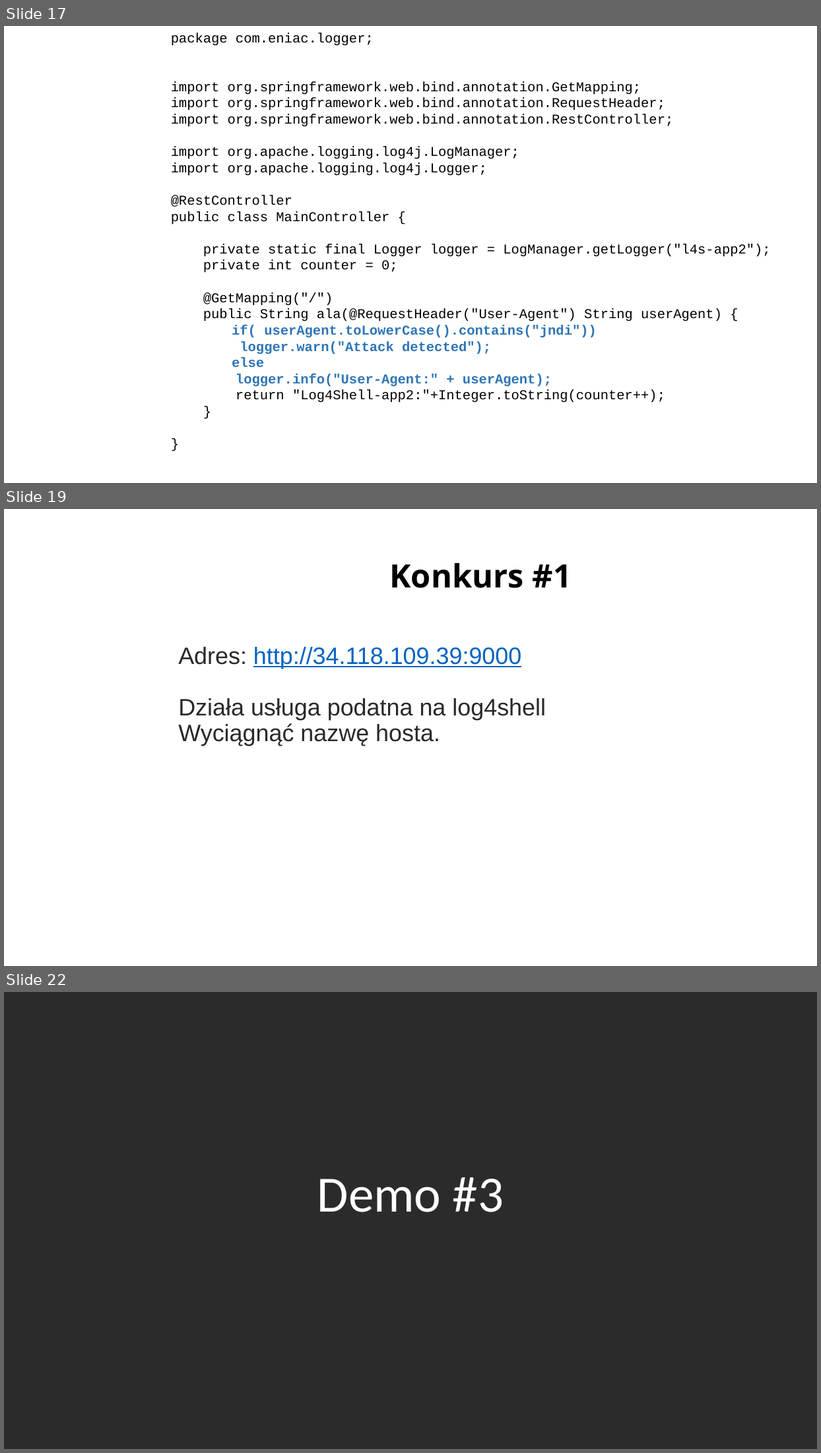
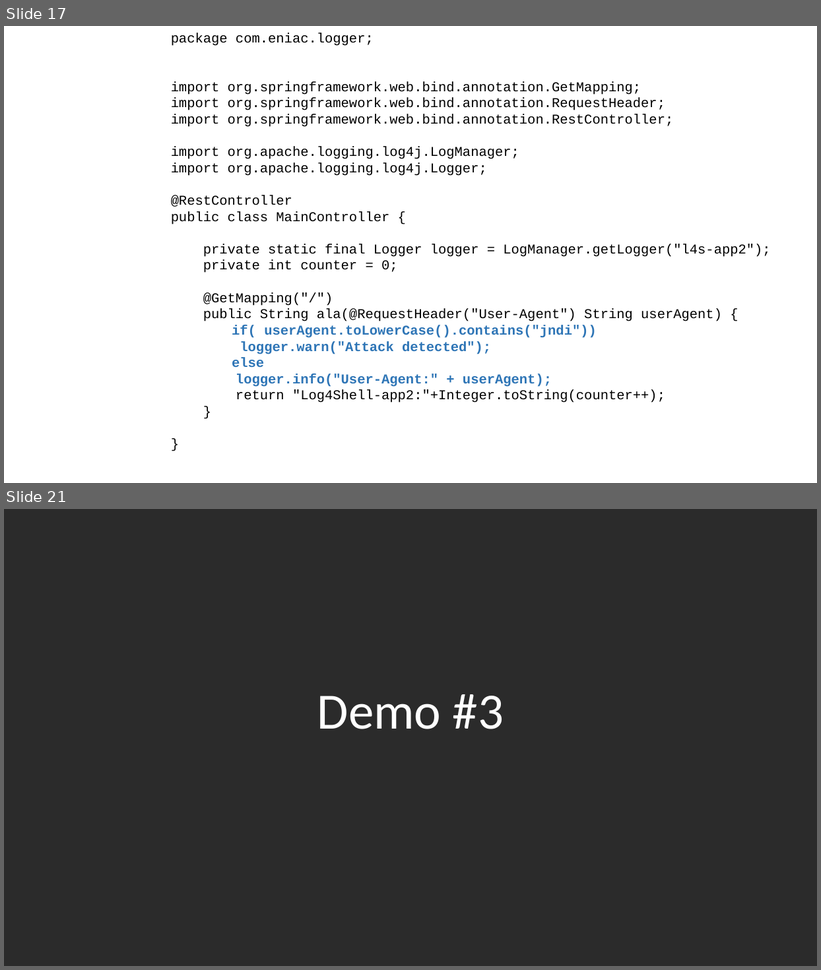
Before and after one commit to sowa-gregory/log4shell, a slide deck: log4shell_admindays.pptx. Shown one above the other, each under a label of ours: slides 17, 19 and 22 before the commit, slides 17 and 21 after it; the slides between them are not shown. The pictures are 821x1453 and 821x970 pixels, drawn with LibreOffice and Linux fonts; fonts in the diff are those of the drawing; background and template pictures are left out; a plain dark background stands for a picture behind light text. Boxes give left, top, right and bottom in pixels: in the first picture for what was removed or moved away, otherwise in the second. Text is boxed around its words. In the diff, an @@ line names an element or a change of style, - is before the commit and + after.

```diff
--- a/log4shell_admindays.pptx
+++ b/log4shell_admindays.pptx
@@ slide 19 removed at bbox=[4, 509, 817, 966], background picture (left out) @@
@@ title removed at bbox=[390, 563, 572, 588] @@
-Konkurs #1
@@ text removed at bbox=[178, 647, 546, 746] @@
-Adres: http://34.118.109.39:9000
-Działa usługa podatna na log4shell
-Wyciągnąć nazwę hosta.
@@ what was slide 22 is now slide 21 @@
```
Also in this commit, not shown: 8 slides changed, 2 slides added, 2 other slides removed, 3 other files.
